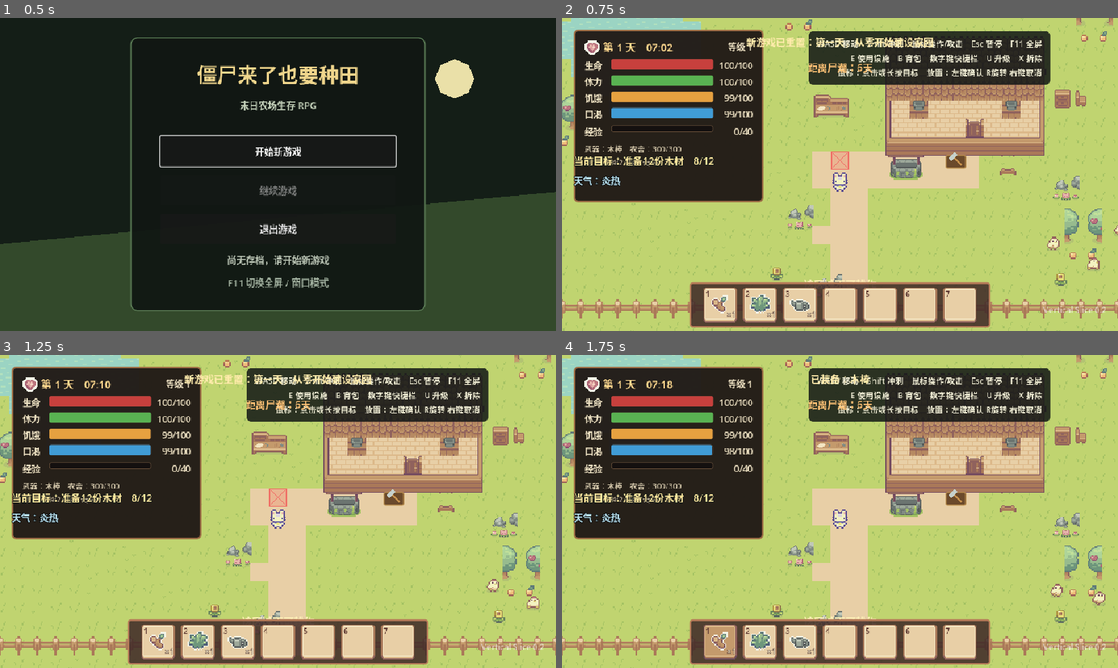
Above: before the commit, frames 1-4 (two rows, left to right).
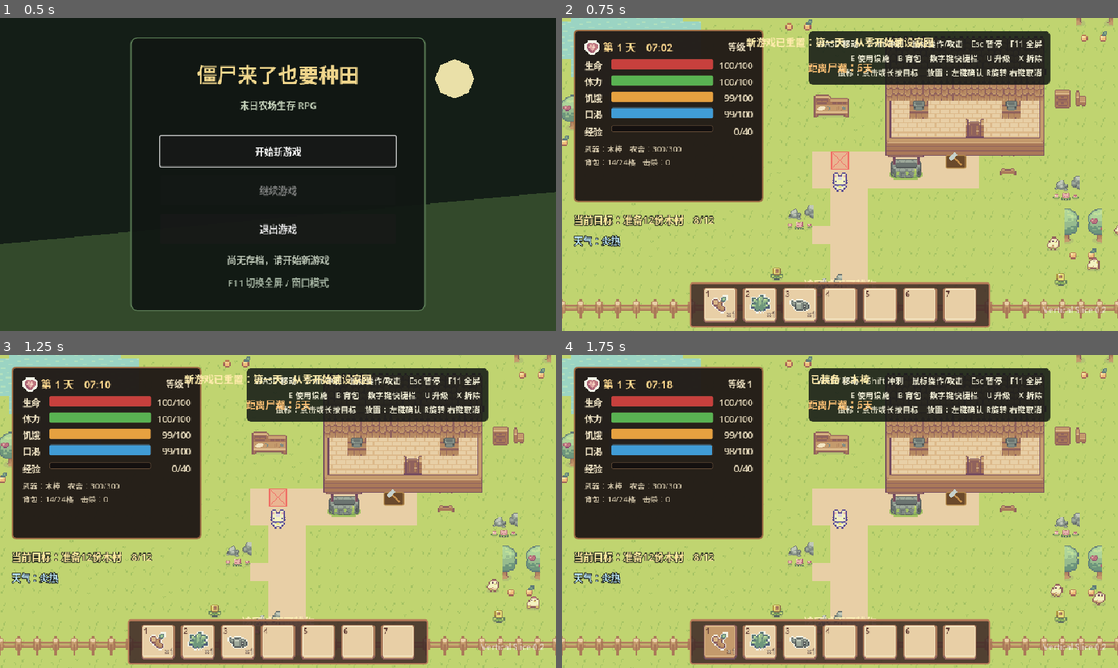
Above: after the commit, the same moments.

Repository: fanfanhappy/zombie-farm-survival
Game: Godot game, scene res://scenes/ui/main_menu.tscn
Two runs of this game, one before a commit and one after it. Both use one fixed random seed, a clock stepped at 60 frames per second and the inputs below.
Inputs:
- Up to frame 1 (0.5 s): no input
- Up to frame 2 (0.75 s): click "开始新游戏" at 0.5 s
- Up to frame 3 (1.25 s): no input
- Up to frame 4 (1.75 s): click "×1" at 1.25 s

Frame 1 is identical in both runs. In frame 2, 1.4% of the frame differs, in the area x 2-28%, y 44-74%; in frame 3, 1.4%; in frame 4, 1.4%.

Commit message:
调整人物状态目标与天气信息布局

Diff:
--- a/scenes/game/game_world.tscn
+++ b/scenes/game/game_world.tscn
@@ -164,9 +164,9 @@
 
 [node name="ObjectiveStatus" type="Label" parent="HUD" unique_id=55817735]
 offset_left = 20.0
-offset_top = 228.0
+offset_top = 330.0
 offset_right = 430.0
-offset_bottom = 264.0
+offset_bottom = 366.0
 theme_override_colors/font_color = Color(1, 0.91, 0.62, 1)
 theme_override_colors/font_outline_color = Color(0.08, 0.1, 0.09, 0.9)
 theme_override_constants/outline_size = 5
@@ -176,9 +176,9 @@
 
 [node name="WeatherStatus" type="Label" parent="HUD" unique_id=1530098105]
 offset_left = 20.0
-offset_top = 268.0
+offset_top = 372.0
 offset_right = 300.0
-offset_bottom = 300.0
+offset_bottom = 404.0
 theme_override_colors/font_color = Color(0.72, 0.88, 0.94, 1)
 theme_override_constants/outline_size = 4
 theme_override_font_sizes/font_size = 16
